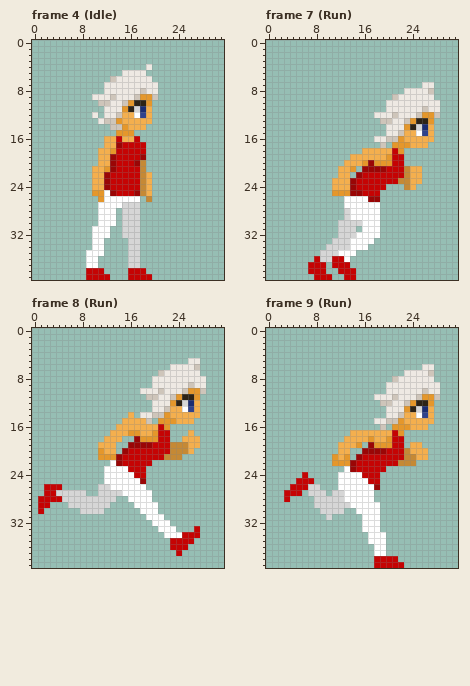
File history of a pixel-art file, team5/Content/Textures/player.ase. That is the earlier state.
32x40 pixels, 14 frames. Colours within 5 levels of each other are drawn and written as one. Shown: frame 4 (Idle), frame 7 (Run), frame 8 (Run), frame 9 (Run). The commit also changed other frames, which this record leaves out.
Now the later version:
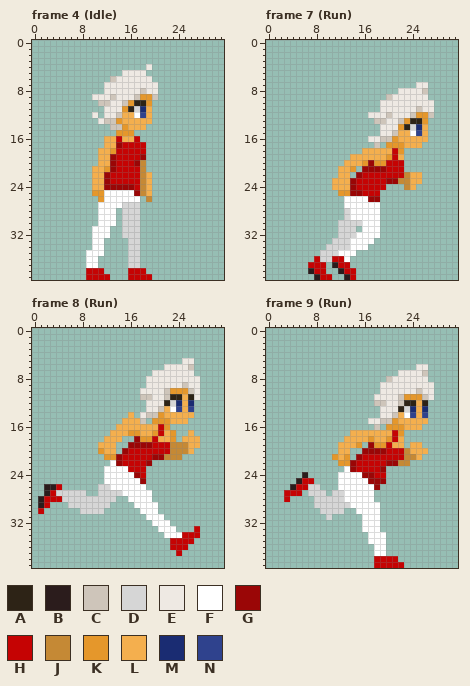
Palette (. is transparent): A #2d2316  B #2b1c1c  C #cec5ba  D #d6d6d6  E #eee9e3  F #ffffff  G #9a0606  H #c50303  J #c58935  K #e5972b  L #f4af4e  M #1a2c72  N #2f428d
From old to new:
layer "Layer 1" added
--- frame 4 (Idle), layer "back"
@@ x 11..18 @@
 23 LGHHHHHJ
-24 LGHHHHHJ
-25 KFGHHHGJ
+24 LGGGGGHJ
+25 KFFFFFGJ
 26 KFFFFFF.
--- frame 7 (Run), layers "Layer 1", "back"
@@ x 9..30 @@
  6 ......................
- 7 .................EE...
- 8 ..............EEEEC...
- 9 ............CEEEEEE...
-10 ...........EEEEEEEEE..
-11 ...........EEEEEECEE..
-12 .........EEECEEECKKC..
-13 ..........CCEECKAAK...
-14 ...........EEEKADML...
-15 ...........EECLLFNL...
-16 .........EECCKLLLLL...
-17 ..........C.KKKLLL....
+ 7 ................EE....
+ 8 .............EEEEC....
+ 9 ...........CEEEEEE....
+10 ..........EEEEEEEEE...
+11 ..........EEEEEECEE...
+12 ........EEECEEECKKC...
+13 .........CCEECKAAK....
+14 ..........EEEKADML....
+15 ..........EECLLFNL....
+16 ........EECCKLLLLL....
+17 .........C.KKKLLL.....
 18 .......LLLLLHK........
-19 .....LLLLLLKHH........
-20 ....LLLKGKKKHH........
-21 ...LLK.GGGGHHHJLL.....
+19 .....LLLLLLKHL........
+20 ....LLLKGKKHHH........
+21 ...LLK.GGGGHHH........
 22 ...LL.GHHHHHHHJLL.....
-23 ..LLLGHHHHHHHJJLL.....
+23 ..LLLGHHHHHGGJJLL.....
 24 ..LLLGHHHHH...JL......
-25 ..KKKGGHHH............
+25 ...KKGGHHH............
 26 ....FFFFGG............
@@ x 5..15 @@
 36 ...HDDHHF..
-37 ..HHH.HHH..
-38 ..HHH..HHH.
-39 ...HHH..HH.
+37 ..HHH.BHH..
+38 ..BHH..BHH.
+39 ...BHH..BH.
--- frame 8 (Run), layers "Layer 1", "back"
@@ x 0..31 @@
  4 ................................
- 5 ..........................EE....
- 6 .......................EEEEC....
- 7 .....................CEEEEEE....
- 8 ....................EEEEEEEEE...
- 9 ....................EEEEEECEE...
-10 ..................EEECEEECKKC...
-11 ...................CCEECKAAK....
-12 ....................EEEKADML....
-13 ....................EECLLFNL....
-14 ................L.EECCKLLLLL....
-15 ...............LLLLC.KKKLLL.....
+ 5 .........................EE.....
+ 6 ......................EEEEC.....
+ 7 ....................EEEEEEE.....
+ 8 ...................EEEEEEEEE....
+ 9 ...................EEEEEECEE....
+10 ..................EEEECKKKCE....
+11 ..................CCEECAALAE....
+12 ...................EEEADMLM.....
+13 ...................EECLFNLN.....
+14 ................L.ECCKLLLLL.....
+15 ...............LLLC.KKKLLL......
 16 ..............LLLLLLLHK.........
-17 .............LLLKKLLKHH...L.....
-18 ............LLL..GKKKHH..LLL....
+17 .............LLLKKLLKHLK..L.....
+18 ............LLL..GKKHLLK.LLL....
 19 ...........LLL..GGGGHHHJJJLL....
 20 ...........KLL.GHHHHHHHJJJL.....
-21 ...........KKKGHHHHHHHJJJ.......
-22 .............FGHHHHH............
+21 ............KKGHHHHHGGJJJ.......
+22 .............FGHHHHG............
 23 ............FFFFHHH.............
-24 ............FFFFFHH.............
+24 ............FFFFFGH.............
 25 ............FFFFFFG.............
-26 ..HHH......DDFFFFFF.............
-27 ..HHDDDDD..DDDDFFFFF............
-28 .HHHHDDDDDDDDD..FFFF............
-29 .HH...DDDDDDD....FFFF...........
+26 ..BBH......DDFFFFFF.............
+27 ..BHDDDDD..DDDDFFFFF............
+28 .BHHHDDDDDDDDD..FFFF............
+29 .BH...DDDDDDD....FFFF...........
 30 .H......DDDD......FFF...........
--- frame 9 (Run), layers "Layer 1", "back"
@@ x 0..31 @@
  5 ................................
- 6 ..........................EE....
- 7 .......................EEEEC....
- 8 .....................CEEEEEE....
- 9 ....................EEEEEEEEE...
-10 ....................EEEEEECEE...
-11 ..................EEECEEECKKC...
-12 ...................CCEECKAAK....
-13 ....................EEEKADML....
-14 ....................EECLLFNL....
-15 ..................EECCKLLLLL....
-16 ...................C.KKKLLL.....
+ 6 .........................EE.....
+ 7 ......................EEEEC.....
+ 8 ....................CEEEEEE.....
+ 9 ...................EEEEEEEEE....
+10 ...................EEEEEECEE....
+11 ..................EEEECKKKCE....
+12 ..................CCEECAALA.....
+13 ...................EEEADMLM.....
+14 ...................EECLFNLN.....
+15 .................EECCKLLLLL.....
+16 ..................C.KKKLLL......
 17 ..............LLLLLLLHK.........
-18 .............LLLLKLLKHH.........
-19 ............LLLK.GKKKHH.LL......
+18 .............LLLLKLLKHL.........
+19 ............LLLK.GKKHLL.LL......
 20 ............LL..GGGGHHHJLLL.....
-21 ...........KLK.GHHHHHHHJJLL.....
-22 ...........KKKGHHHHHHHJJJ.......
-23 .............FGHHHHH............
-24 ......H.....FFFFHHH.............
-25 .....HHH....FFFFFHH.............
-26 ....HHHDD...FFFFFFG.............
+21 ...........KLK.GHHHHHHHJJL......
+22 ............KKGHHHHHGGJJ........
+23 .............FGHHHHG............
+24 ......B.....FFFFGGHH............
+25 .....BHH....FFFFFGGG............
+26 ....BHHDD...FFFFFFG.............
 27 ...HHH.DDD.DDFFFFF..............
